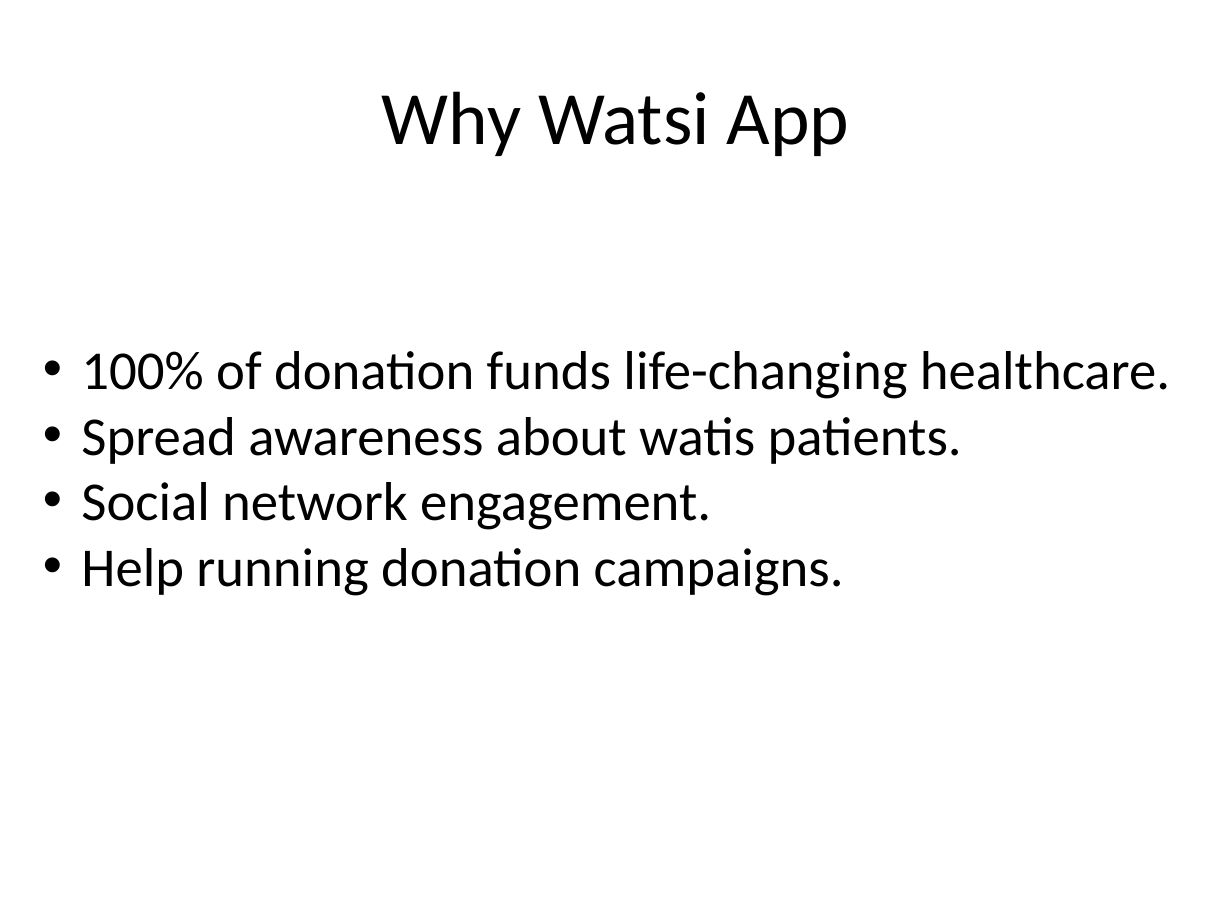
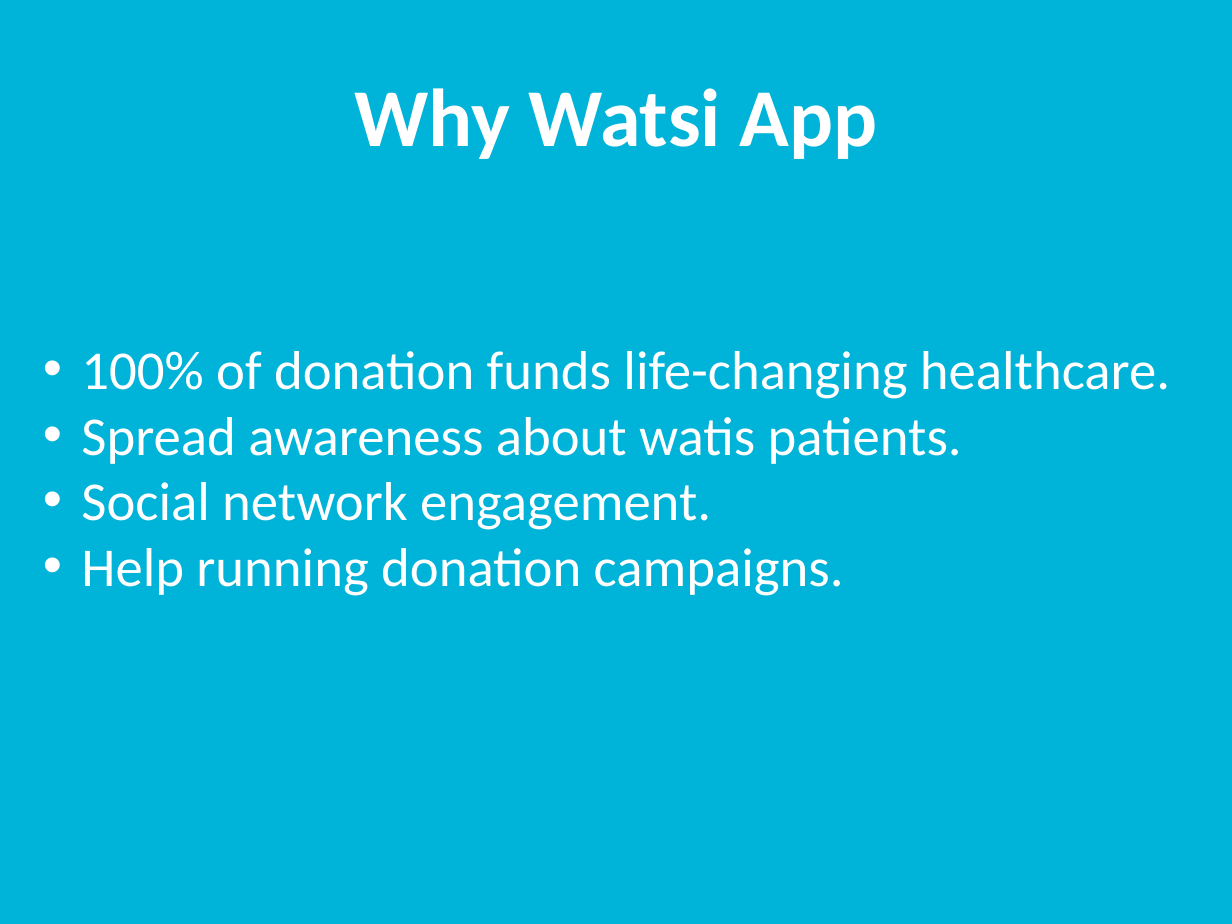
Before and after one commit to rutvijkumarshah/WatsiAndroidApp, a slide deck: slide 4 of docs/groupProject.pptx. Drawn at 1232x924 pixels with LibreOffice and Linux fonts; fonts in the diff are those of the drawing. Boxes give left, top, right and bottom in pixels: in the first picture for what was removed or moved away, otherwise in the second. Text is boxed around its words. In the diff, an @@ line names an element or a change of style, - is before the commit and + after.

```diff
--- a/docs/groupProject.pptx
+++ b/docs/groupProject.pptx
@@ background #FFFFFF to #00B3D8 @@
@@ title "Why Watsi App" at <box>354,88,878,159</box>: size 44 to 48 pt, text colour #000000 to #FFFFFF, bold on @@
@@ text "100% of donation funds life-changing ..." at <box>81,351,1170,596</box>: text colour #000000 to #FFFFFF @@
```
Also in this commit, not shown: 6 other slides changed.
